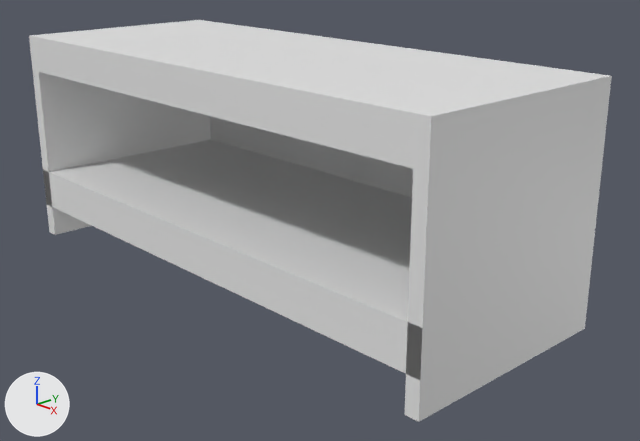
Two versions of the Blender file table_basse.blend, one commit apart.
Rendered twice from a 50 mm lens placed at (8.55, -7.33, 4.62), pointed at (0.52, 0.23, 0.85). Every picture has the same lights, and +X, +Y and +Z are marked at lower left.
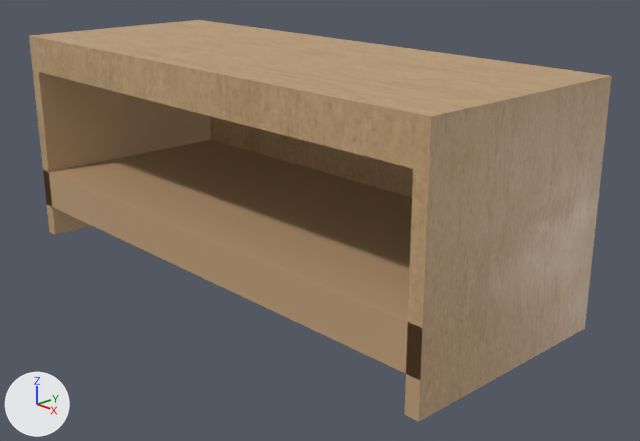
Patch to the scene script:
```diff
--- a/table_basse.blend.py
+++ b/table_basse.blend.py
@@ img_wood021_2k_color_jpg @@
+img_wood021_2k_color_jpg = load_image('Wood021_2K_Color.jpg', 'texture/Wood021_2K-JPG/Wood021_2K_Color.jpg', 2048, 2048, 'sRGB')
@@ img_wood021_2k_roughness_jpg @@
+img_wood021_2k_roughness_jpg = load_image('Wood021_2K_Roughness.jpg', 'texture/Wood021_2K-JPG/Wood021_2K_Roughness.jpg', 2048, 2048, 'Non-Color')
@@ mat_material_001 @@
+mat_material_001 = bpy.data.materials.new('Material.001')
+# uses the picture img_wood021_2k_color_jpg
+# uses the picture img_wood021_2k_roughness_jpg
@@ me_cube @@
 me_cube.from_pydata(...)  # 47 vertices, 46 faces; spans x -1.0..1.0, y -1.0..1.0, z -1.0..1.0
+me_cube.materials.append(mat_material_001)
```

Location of each change, [x1, y1, x2, y2] in pixels of the pictures (640 x 441 px):
'Cube', recoloured (grey to brown)
    both: [29, 20, 612, 422]
